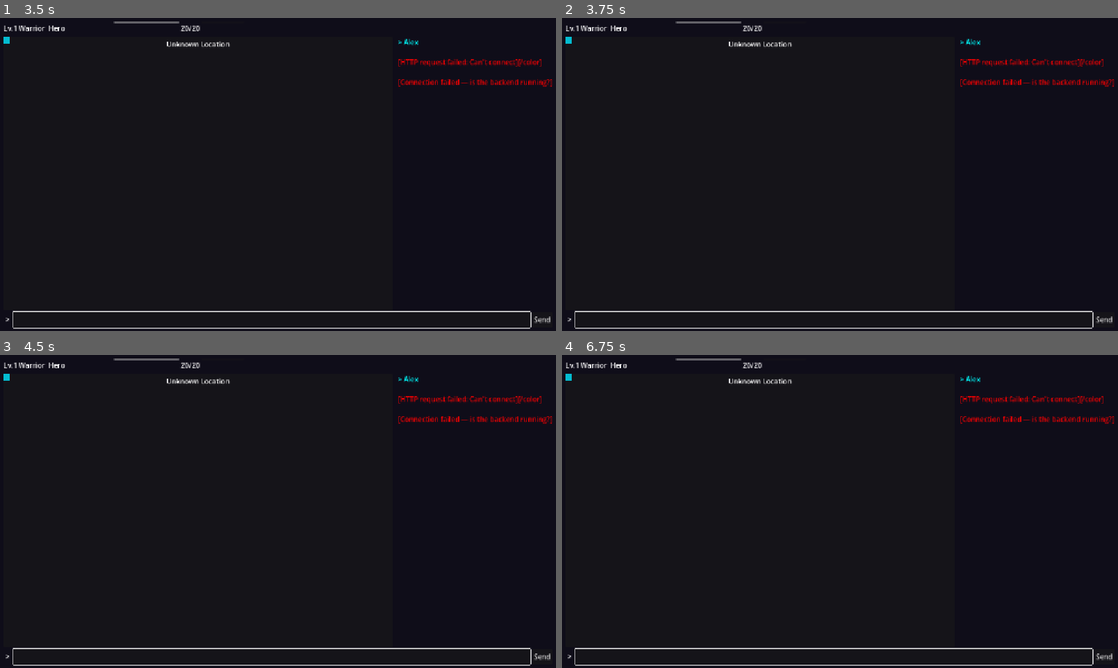
Above: before the commit, frames 1-4 (two rows, left to right).
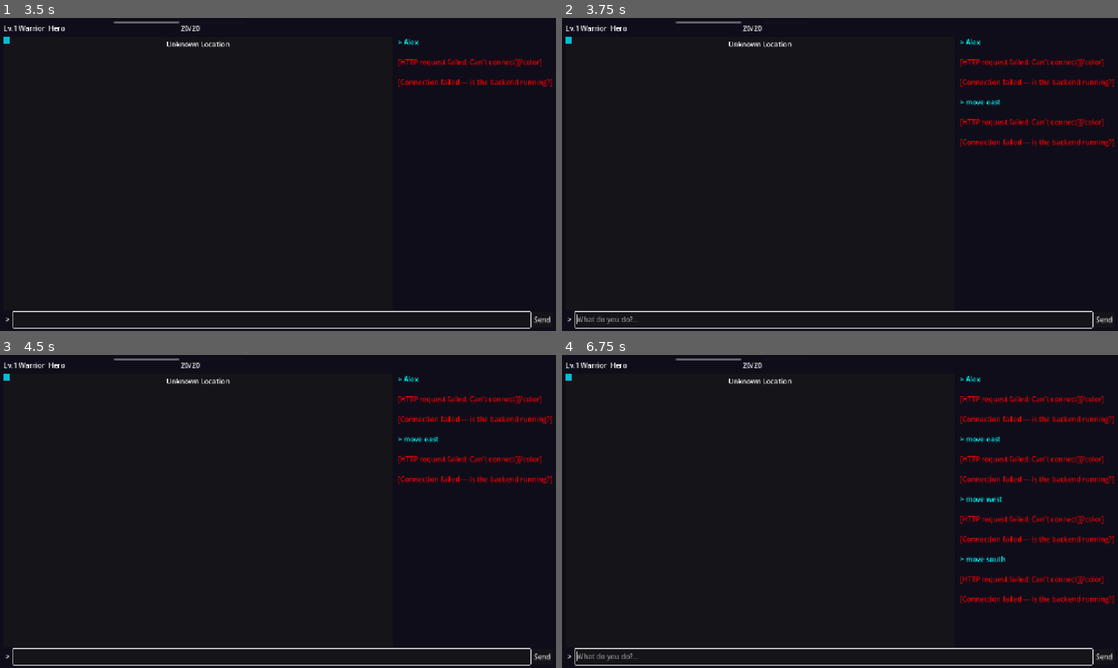
Above: after the commit, the same moments.

Repository: msbel5/ember-rpg
Game: Godot game, scene res://scenes/game_session.tscn
Same seed, same stepped clock (60 frames per second), same inputs: the game is played once before the commit and once after it. This scene is started directly instead of the project's main scene.
Inputs (mouse positions are in pixels of both pictures, inside the frame that each line leads up to):
- Up to frame 1 (3.5 s): click (272, 318) at 0.52 s; type "Alex" at 0.6 s; click "Send" at 1.25 s; tap Enter at 2 s; drag from (200, 174) to (333, 105) at 2.02 s; tap Space at 2.75 s; drag from (166, 190) to (250, 237) at 2.77 s
- Up to frame 2 (3.75 s): tap Enter at 3.5 s; move the mouse to (895, 105) at 3.52 s; hold Right from 3.53 s (still down); tap Keypad Enter at 3.6 s
- Up to frame 3 (4.5 s): release Right at 4.25 s; tap Space at 4.25 s; drag from (250, 574) to (111, 464) at 4.27 s
- Up to frame 4 (6.75 s): tap Enter at 5 s; move the mouse to (1006, 558) at 5.02 s; hold Left 5.03-5.75 s; tap I at 5.1 s; tap Space at 5.75 s; drag from (673, 464) to (756, 433) at 5.77 s; move the mouse to (867, 511) at 6.52 s; hold Down from 6.53 s (still down); tap Keypad Enter at 6.6 s; click (867, 511) at 6.67 s

Frame 1 is identical in both runs. In frame 2, 0.9% of the frame differs, in the area x 2-100%, y 25-98%; in frame 3, 0.8%; in frame 4, 2.5%.

Commit message:
Fix: Arrow keys always work for movement (not blocked by text focus)
Arrow keys don't produce text characters in LineEdit, so they should
always trigger movement regardless of text input focus state.
WASD still requires text input to be unfocused.

Co-Authored-By: Claude Opus 4.6 (1M context) <noreply@anthropic.com>

Diff:
--- a/godot-client/scenes/game_session.gd
+++ b/godot-client/scenes/game_session.gd
@@ -383,14 +383,25 @@
 		get_viewport().set_input_as_handled()
 		return
 
-	# Arrow keys — move on tile map (only when not typing)
+	# Arrow keys — ALWAYS move on tile map (arrows don't type text)
+	var dir = ""
+	match event.keycode:
+		KEY_UP: dir = "north"
+		KEY_DOWN: dir = "south"
+		KEY_LEFT: dir = "west"
+		KEY_RIGHT: dir = "east"
+	if dir != "":
+		_submit_action("move %s" % dir)
+		get_viewport().set_input_as_handled()
+		return
+
+	# WASD — only when not typing
 	if not text_input.has_focus():
-		var dir = ""
 		match event.keycode:
-			KEY_UP, KEY_W: dir = "north"
-			KEY_DOWN, KEY_S: dir = "south"
-			KEY_LEFT, KEY_A: dir = "west"
-			KEY_RIGHT, KEY_D: dir = "east"
+			KEY_W: dir = "north"
+			KEY_S: dir = "south"
+			KEY_A: dir = "west"
+			KEY_D: dir = "east"
 		if dir != "":
 			_submit_action("move %s" % dir)
 			get_viewport().set_input_as_handled()
